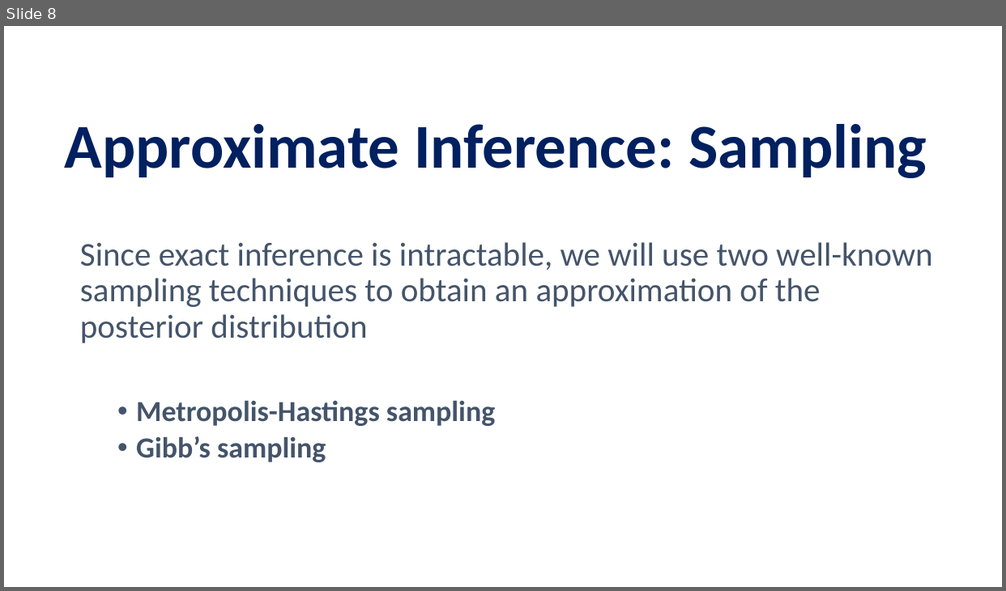
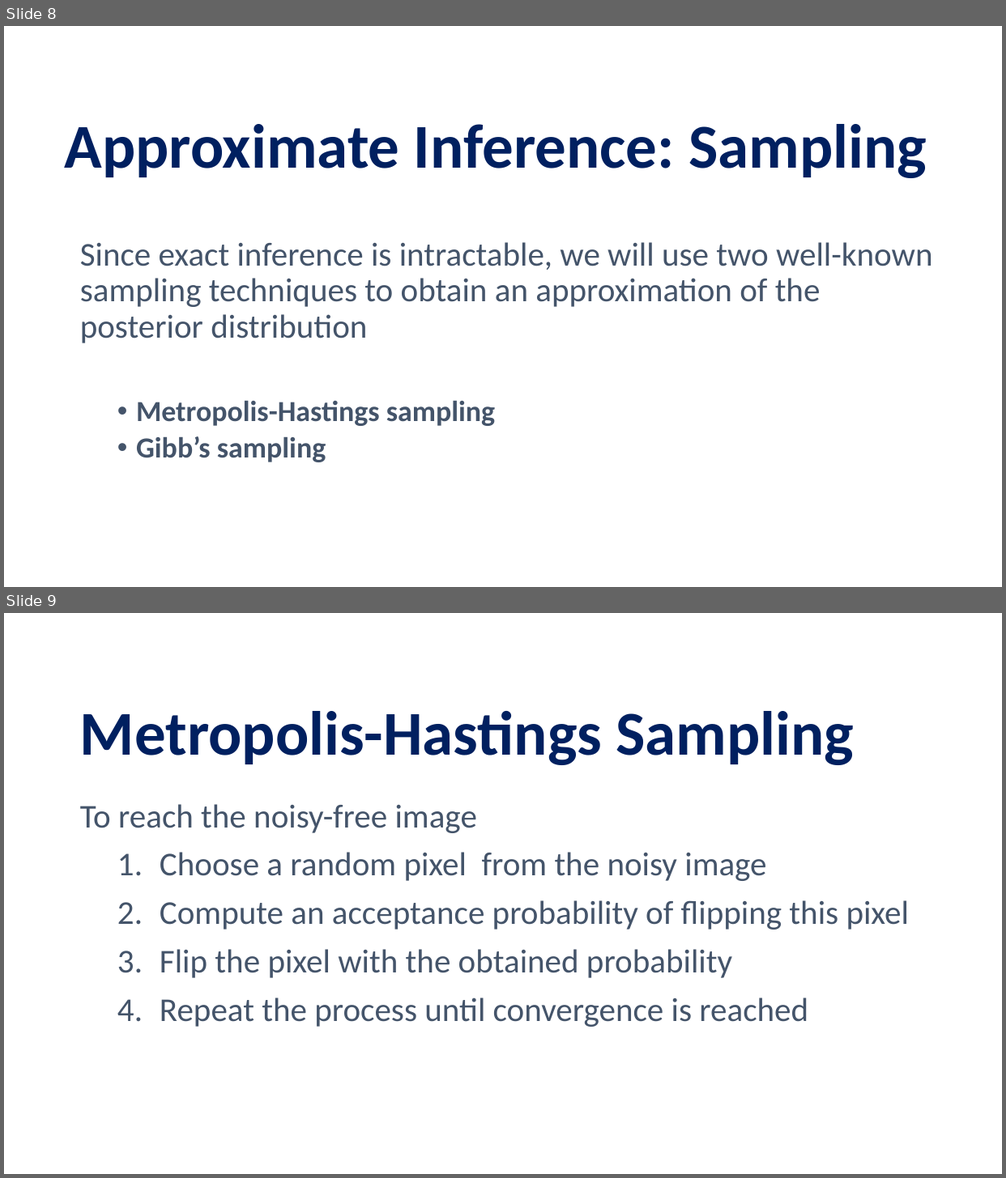
Before and after one commit to pettepiero/Ising-image-denoising, a slide deck: pml.pptm. Shown one above the other, each under a label of ours: slide 8 before the commit, slides 8 and 9 after it. The pictures are 1006x591 and 1006x1178 pixels, drawn with LibreOffice and Linux fonts; fonts in the diff are those of the drawing. Boxes give left, top, right and bottom in pixels: in the first picture for what was removed or moved away, otherwise in the second. Text is boxed around its words. In the diff, an @@ line names an element or a change of style, - is before the commit and + after.

```diff
--- a/pml.pptm
+++ b/pml.pptm
@@ slide 9 added at (x1=4, y1=613, x2=1002, y2=1174), background #FFFFFF @@
@@ title added at (x1=80, y1=711, x2=854, y2=765), 60 pt, text #002060, bold @@
+Metropolis-Hastings Sampling
@@ text added at (x1=80, y1=804, x2=909, y2=1027), 32 pt, text #44546A @@
+To reach the noisy-free image
+  1. Choose a random pixel from the noisy image
+  2. Compute an acceptance probability of flipping this pixel
+  3. Flip the pixel with the obtained probability
+  4. Repeat the process until convergence is reached
```
Also in this commit, not shown: 5 other slides changed, 11 other slides added, 9 slides removed.
